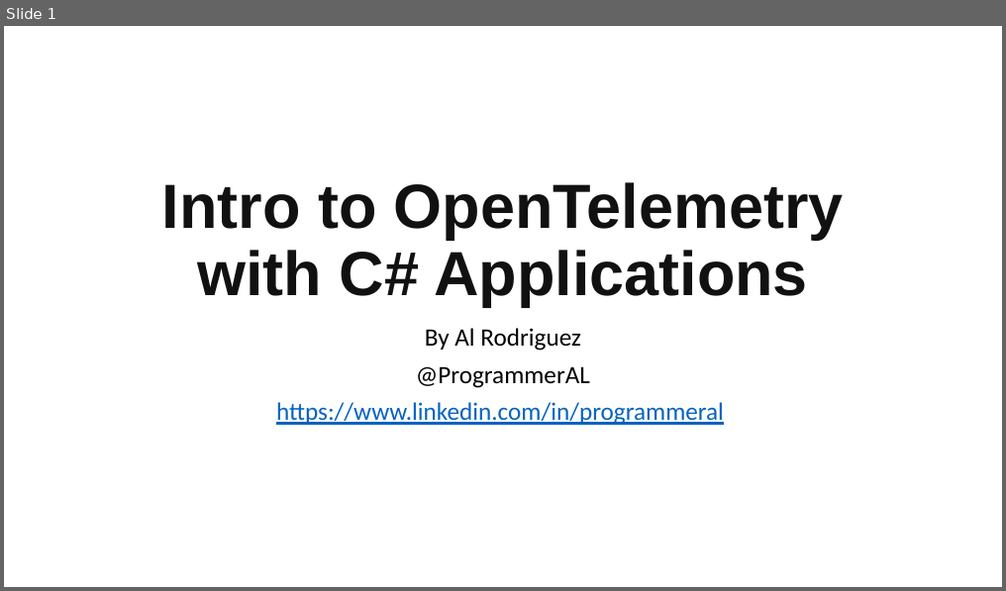
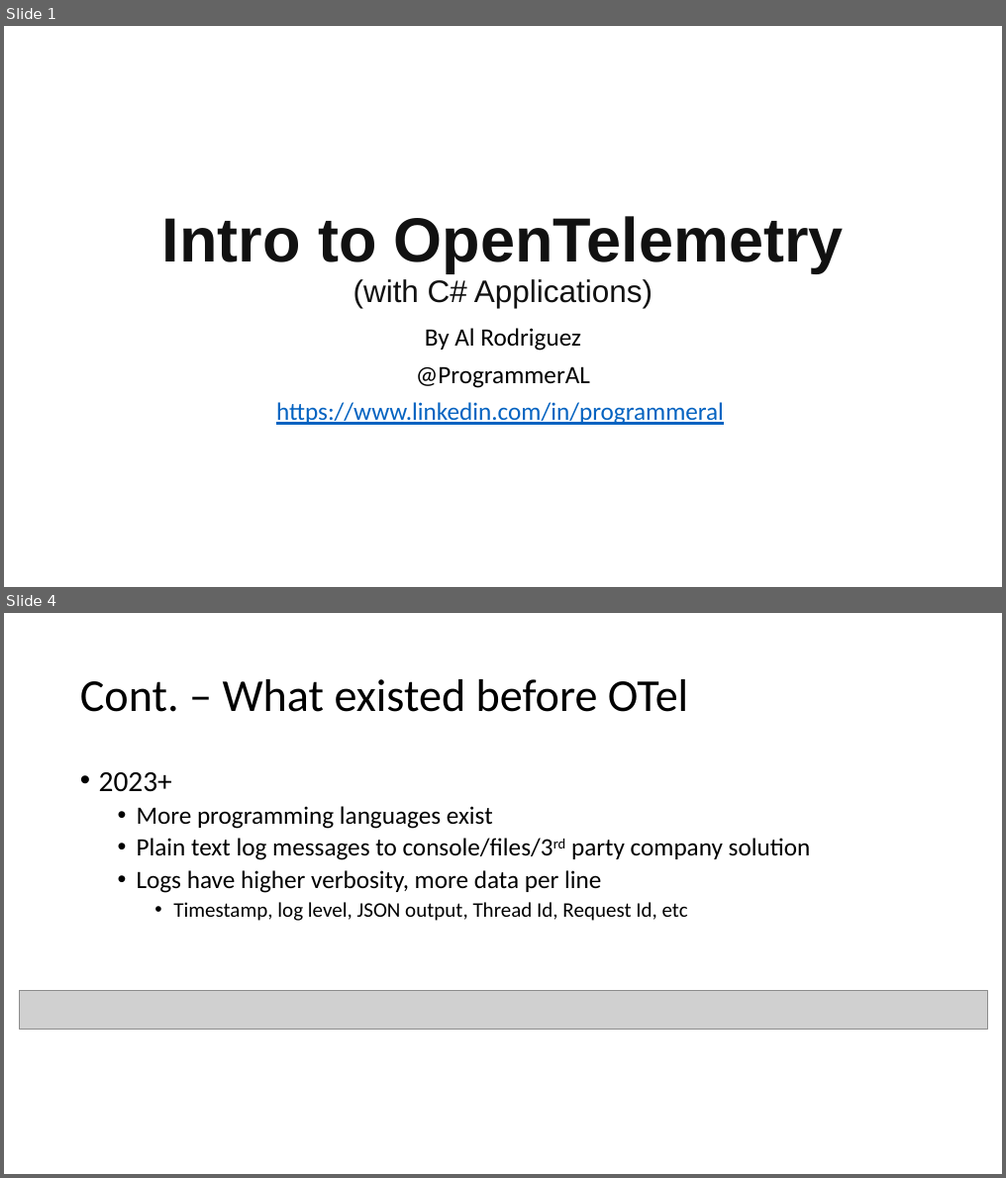
Before and after one commit to ProgrammerAL/Presentations-2023, a slide deck: 2023-03 - Orlando Code Camp - OpenTelemetry/Presentation.pptx. Shown one above the other, each under a label of ours: slide 1 before the commit, slides 1 and 4 after it; the slides between them are not shown. The pictures are 1006x591 and 1006x1178 pixels, drawn with LibreOffice and Linux fonts; fonts in the diff are those of the drawing; grey boxes stand for pictures. Boxes give left, top, right and bottom in pixels: in the first picture for what was removed or moved away, otherwise in the second. Text is boxed around its words. In the diff, an @@ line names an element or a change of style, - is before the commit and + after.

Commit message:
Did some work on OTel presentation. Still a work in progress

```diff
--- a/2023-03 - Orlando Code Camp - OpenTelemetry/Presentation.pptx
+++ b/2023-03 - Orlando Code Camp - OpenTelemetry/Presentation.pptx
@@ slide 4 added at (4, 613, 1002, 1174), background #FFFFFF @@
@@ title added at (80, 679, 688, 712), 44 pt, text #000000 @@
+Cont. – What existed before OTel
@@ text added at (99, 772, 811, 921), 24 pt, text #000000 @@
+• 2023+
+  • More programming languages exist
+  • Plain text log messages to console/files/3rd party company solution
+  • Logs have higher verbosity, more data per line
+    • Timestamp, log level, JSON output, Thread Id, Request Id, etc
@@ picture added at (19, 990, 988, 1029) @@
@@ slide 1 changed as well @@
@@ title at (162, 216, 844, 308): text changed @@
-Intro to OpenTelemetry with C# Applications
+Intro to OpenTelemetry (with C# Applications)
```
Also in this commit, not shown: 1 other slide changed, 6 other slides added, 3 slides removed.
